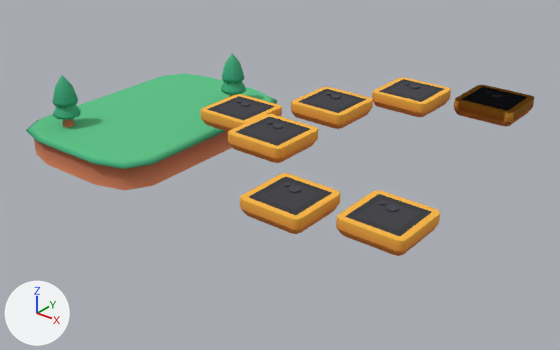
What one commit did to the Blender file level1.blend.
Rendered twice from a 50 mm camera at (19.8, -17.68, 11.0) aimed at (5.46, 0.24, -0.11). Arrows for +X, +Y and +Z are at lower left; the lights stay in place.

Names of what the first picture shows: 'block1', 'platform.002', 'platform.003', 'platform.004', 'platform.005', 'platform.007', 'platform.008', 'platform.009', 'tree-pine', 'tree-pine.001'.
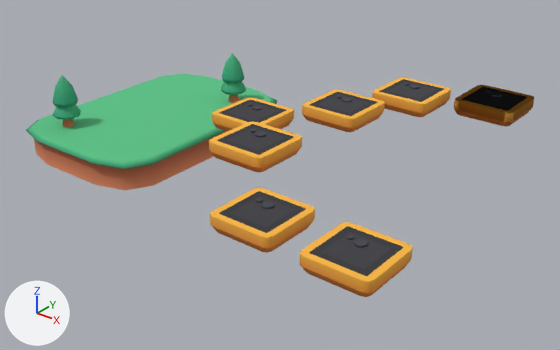
What changed in the scene script:
```text
Change ob_platform_003:
    ob_platform_003.location: (3.79, 0.29, 1.32) -> (4.3, 0.29, 1.32)
Change ob_platform_005:
    ob_platform_005.location: (6.31, 1.88, 1.71) -> (6.76, 1.88, 1.71)
Change ob_platform_002:
    ob_platform_002.location: (6.41, -1.27, 1.71) -> (6.41, -2.06, 1.71)
Change ob_platform_008:
    ob_platform_008.location: (8.57, -3.21, 1.05) -> (8.57, -4.35, 1.05)
Change ob_platform_009:
    ob_platform_009.location: (11.12, -2.41, 1.0) -> (11.45, -4.38, 1.0)
```

What differs and where, as boxes (x1, y1, x2, y2) in the pictures (560 x 350 px):
'platform.009', moved: before (336, 190, 440, 256); after (300, 222, 413, 297)
'platform.008', moved: before (240, 173, 340, 234); after (210, 188, 315, 253)
'platform.002', moved: before (228, 114, 318, 163); after (209, 121, 302, 173)
'platform.005', moved: before (291, 87, 373, 129); after (302, 89, 385, 132)
'platform.003', moved: before (200, 94, 282, 132); after (212, 97, 294, 131)
